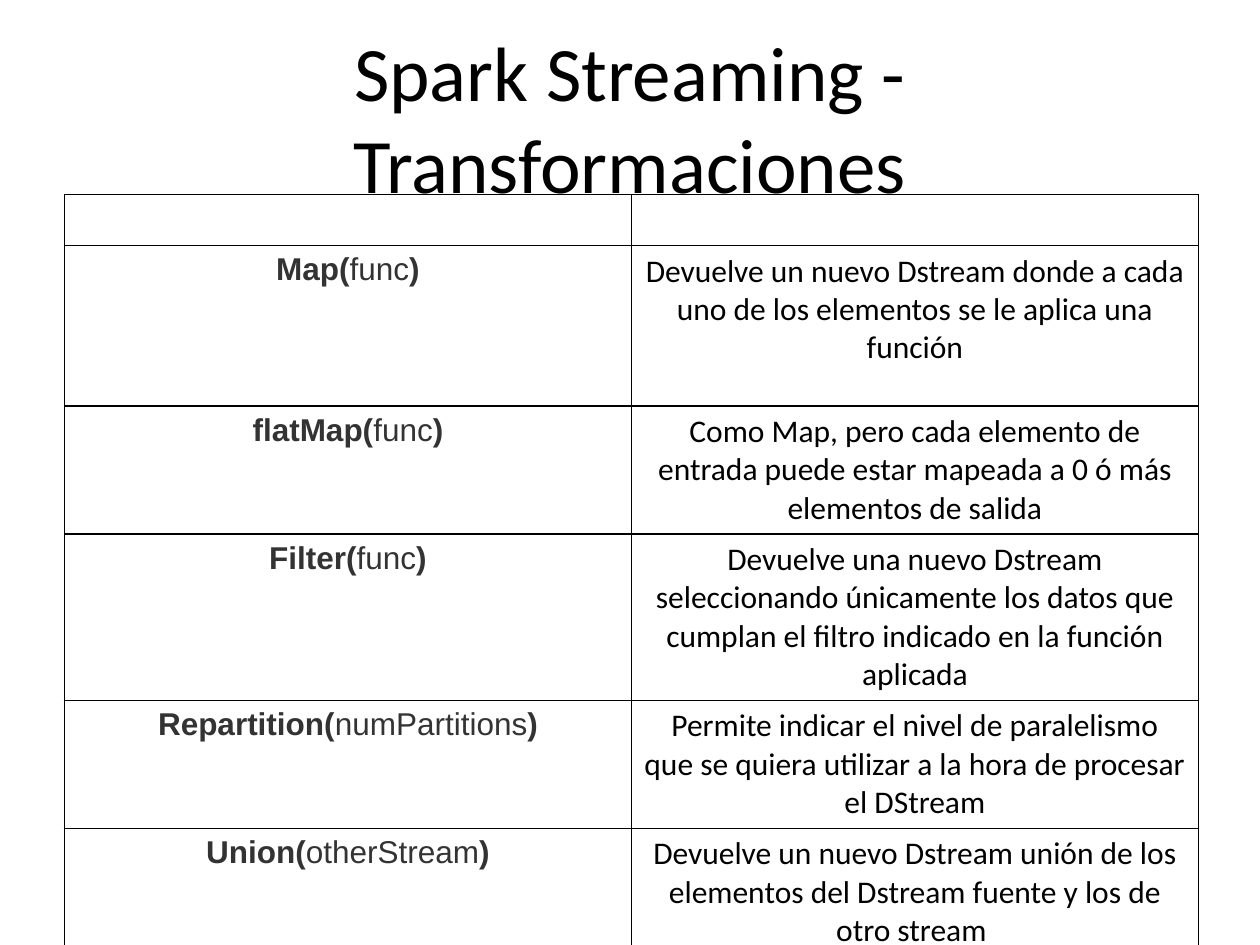
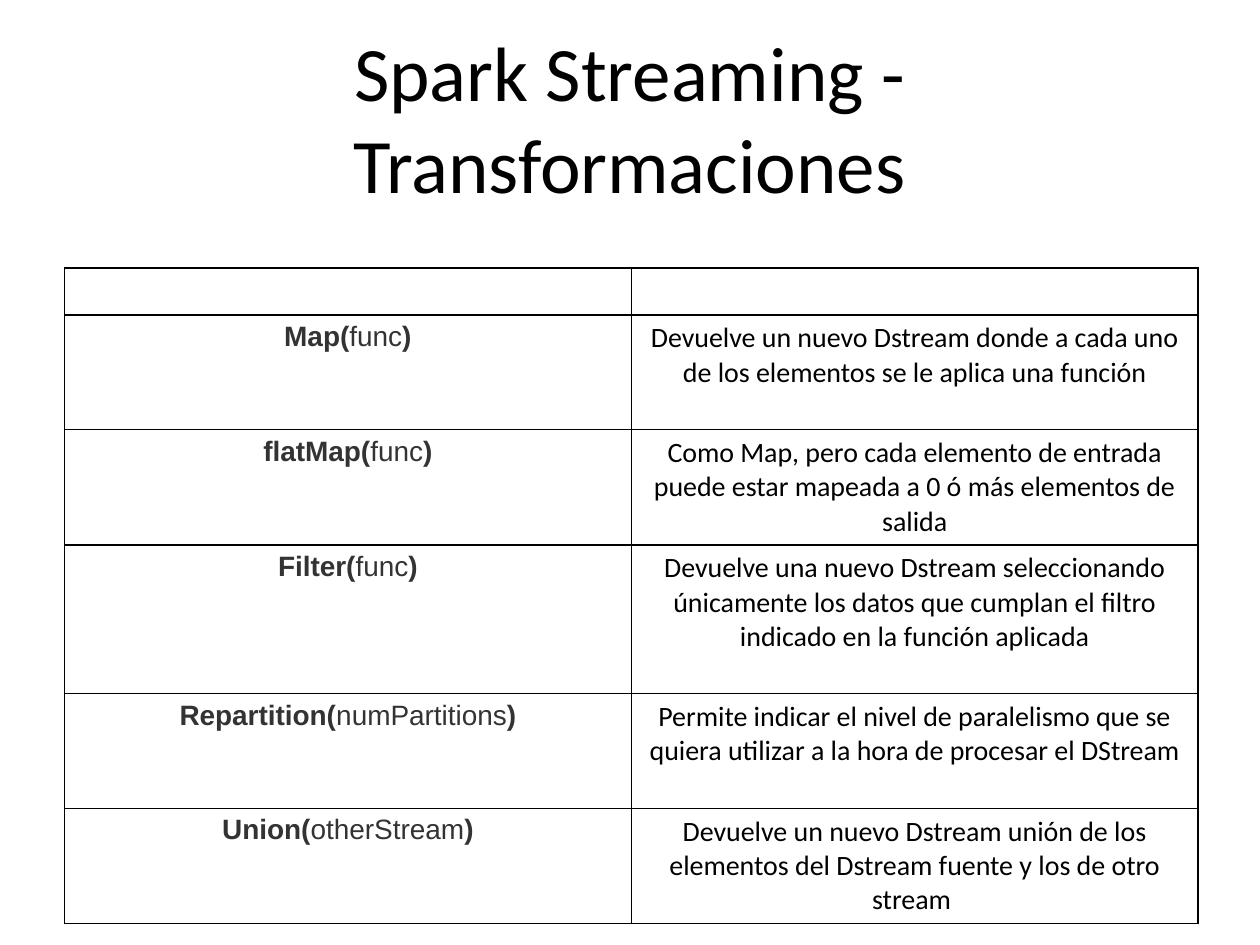
Before and after one commit to chicochica10/utad-spark-ml, a slide deck: slide 32 of apuntes-df-streaming/Spark Streaming.pptx. Drawn at 1260x945 pixels with LibreOffice and Linux fonts; fonts in the diff are those of the drawing. Boxes give left, top, right and bottom in pixels: in the first picture for what was removed or moved away, otherwise in the second. Text is boxed around its words. In the diff, an @@ line names an element or a change of style, - is before the commit and + after.

```diff
--- a/apuntes-df-streaming/Spark Streaming.pptx
+++ b/apuntes-df-streaming/Spark Streaming.pptx
@@ text "Spark Streaming - Transformaciones" rewrapped from (354,47,906,211) to (353,47,905,194) @@
@@ table at (64,268,1198,924) @@
@@ size 18 to 16 pt @@
@@ table: place and size @@
-table at (64,194,1198,945)
+table at (64,268,1198,924)
```
Also in this commit, not shown: 31 other slides changed, 14 other files.
